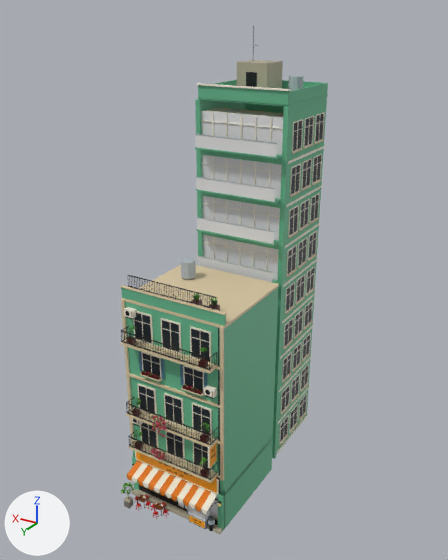
The FBX model Assets/PhoViet/Art/Streets/PV_StreetShop07.fbx: old version first, new version second.
Rendered twice from a 50 mm lens placed at (-22.4, 34.2, 35.4), pointed at (0.0, -3.0, 16.8). The axes (+X, +Y, +Z) are drawn at lower left. The lights are the same throughout. The older version comes first. Objects named as collision shapes, trigger or cutter boxes, shadow casters or lower levels of detail are left out. Where no turn or scale is listed for an object, it has been applied to the vertices. Vertices at exactly the same position are counted once.

In view in the first picture: 'PV_StreetShop07_LOD0'.
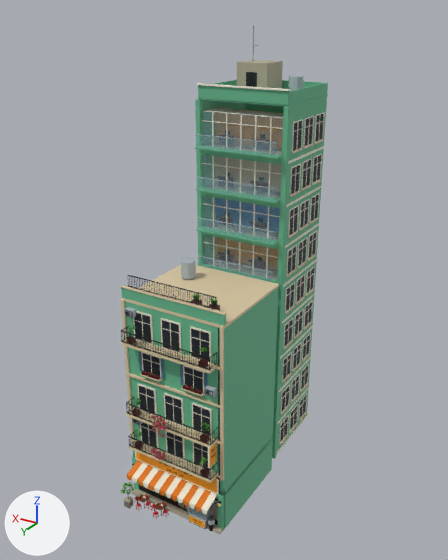
Where the change shows, as pixel boxes (x1, y1, x2, y2) in the pictures (448 x 560 px):
'PV_StreetShop07_LOD0', recoloured, surface changed
    both: (121, 108, 311, 523)
part 1 of me_pv_streetshop07_lod0, reshaped
    before: (125, 311, 133, 319)
    after: (124, 307, 136, 318)
part 2 of me_pv_streetshop07_lod0, reshaped
    before: (205, 391, 213, 399)
    after: (204, 388, 218, 398)
part 3 of me_pv_streetshop07_lod0, surface changed
    both: (133, 310, 216, 425)

The change, as a list of edits to the scene's bpy script:
```text
Change mat_pv_streetglass:
    mat_pv_streetglass.base_color: (0.8, 0.8, 0.8) -> (0.32, 0.55, 0.67)  # white #e7e7e7 -> cyan #99c4d6
    mat_pv_streetglass.alpha: 1.0 -> 0.22
Change me_pv_streetshop07_lod0:
    used by ob_pv_streetshop07_lod0; location = (0.0, 0.0, 0.0)
    remove me_pv_streetshop07_lod0.from_pydata(...)  # 22809 vertices, 17479 faces; spans x -4.2..4.2, y -12.5..6.2, z 0.0..34.6
    add me_pv_streetshop07_lod0.from_pydata(...)  # 24363 vertices, 18445 faces; spans x -4.2..4.2, y -12.5..6.2, z 0.0..34.6
    me_pv_streetshop07_lod0 part 1: 3 vertices moved within x 3.0..3.1, y 4.3, z 16.0..16.5; 22 vertices removed from x 3.0..3.6, y 3.9..4.4, z 15.9..16.5; 540 vertices added at x 2.9..3.7, y 3.8..4.4, z 15.9..16.5
    me_pv_streetshop07_lod0 part 2: 12 vertices removed from x -3.5..-3.0, y 3.9..4.4, z 11.7..12.2; 511 vertices added at x -3.7..-2.9, y 3.8..4.4, z 11.6..12.2
    me_pv_streetshop07_lod0 part 3: 6 kept faces spanning x -3.6..3.7, y 3.9..4.3, z 7.0..16.5 get new texture (UV) coordinates
    other edits to the shape of me_pv_streetshop07_lod0 do not show in these pictures
```
